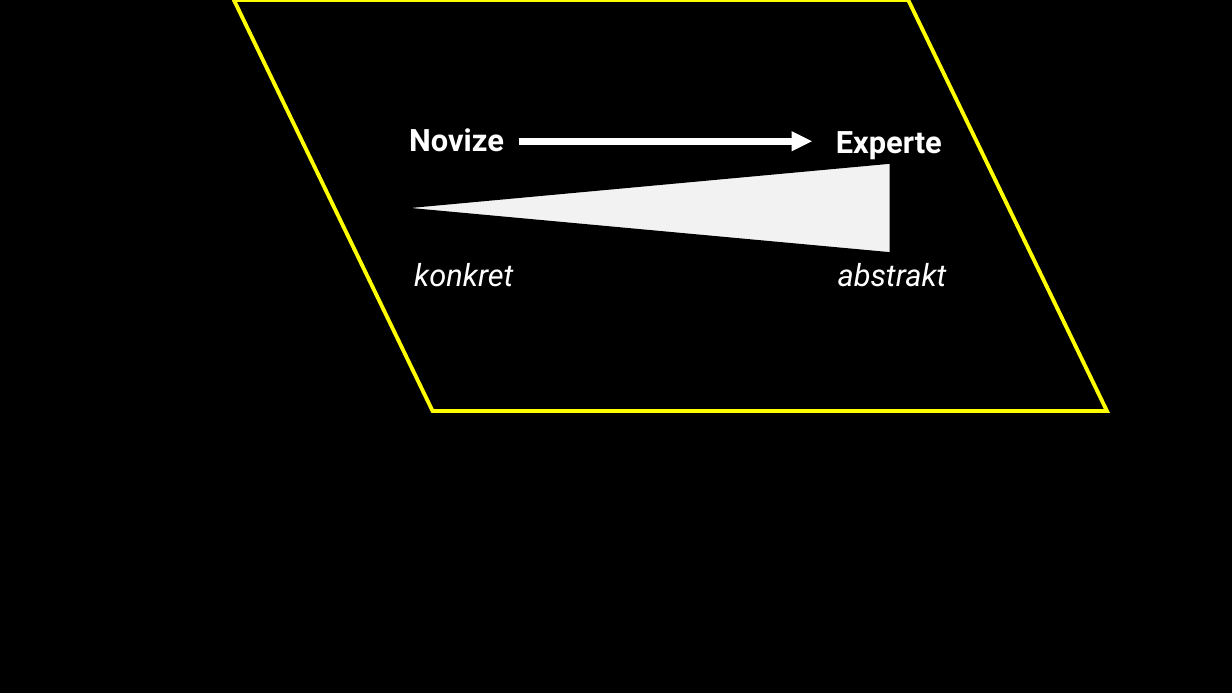
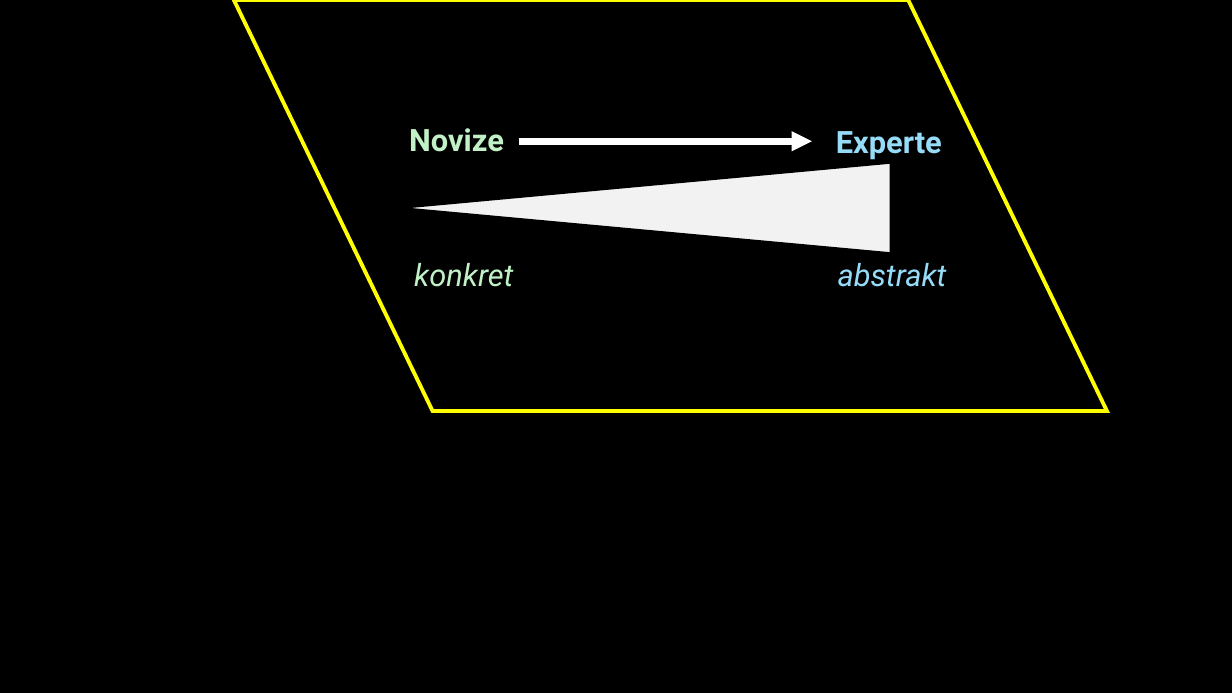
Before and after one commit to jkruppa/teaching, a slide deck: slide 3 of talks/202510_roulette/Kruppa_Scheetz.pptx (slide 4 before the commit). Drawn at 1232x693 pixels with LibreOffice and Linux fonts; fonts in the diff are those of the drawing. Boxes give left, top, right and bottom in pixels: in the first picture for what was removed or moved away, otherwise in the second. Text is boxed around its words. In the diff, an @@ line names an element or a change of style, - is before the commit and + after.

```diff
--- a/talks/202510_roulette/Kruppa_Scheetz.pptx
+++ b/talks/202510_roulette/Kruppa_Scheetz.pptx
@@ text "Novize" at bbox=[409, 128, 504, 152]: text colour #FFFFFF to #C2F1C8 @@
@@ text "Experte" at bbox=[836, 131, 942, 160]: text colour #FFFFFF to #96DCF8 @@
@@ text "konkret" at bbox=[414, 263, 513, 287]: text colour #FFFFFF to #C2F1C8 @@
@@ text "abstrakt" at bbox=[838, 263, 947, 287]: text colour #FFFFFF to #96DCF8 @@
```
Also in this commit, not shown: 5 other slides changed.
